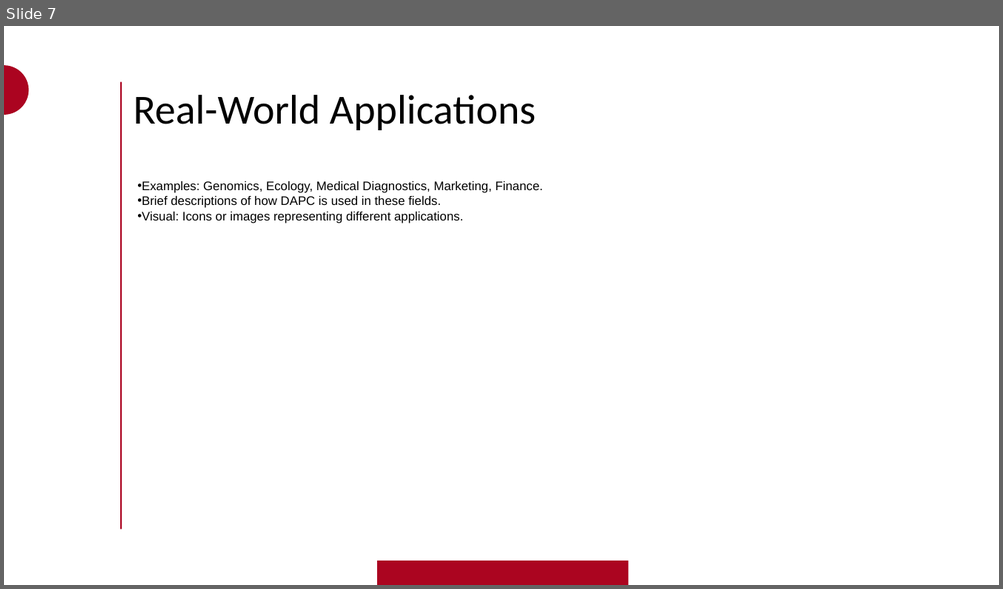
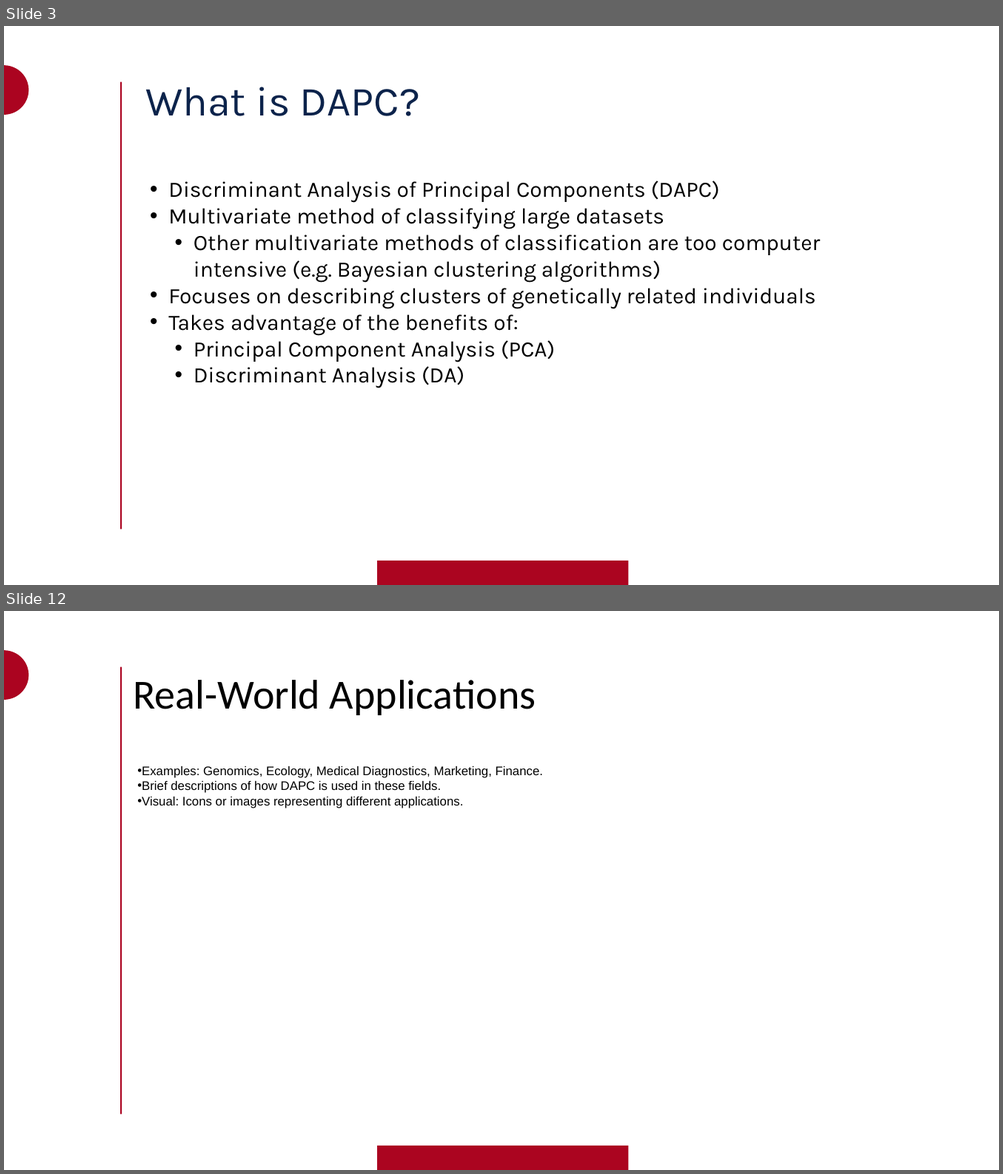
Before and after one commit to rileymawson/INFO_523_DAPC, a slide deck: DAPC_Info_523_RPM_BJMM.pptx. Shown one above the other, each under a label of ours: slide 7 before the commit, slides 3 and 12 after it; the slides between them are not shown. The pictures are 1003x589 and 1003x1174 pixels, drawn with LibreOffice and Linux fonts; fonts in the diff are those of the drawing; background and template pictures are left out. Boxes give left, top, right and bottom in pixels: in the first picture for what was removed or moved away, otherwise in the second. Text is boxed around its words. In the diff, an @@ line names an element or a change of style, - is before the commit and + after.

```diff
--- a/DAPC_Info_523_RPM_BJMM.pptx
+++ b/DAPC_Info_523_RPM_BJMM.pptx
@@ slide 3 added at (x1=4, y1=26, x2=999, y2=585), background #FFFFFF; not listed: 3 template elements that a slide beside it also shows @@
@@ title added at (x1=145, y1=87, x2=420, y2=116), 60 pt, text #0C234B @@
+What is DAPC?
@@ text added at (x1=168, y1=181, x2=820, y2=389), 32 pt, text #000000 @@
+• Discriminant Analysis of Principal Components (DAPC)
+• Multivariate method of classifying large datasets
+  • Other multivariate methods of classification are too computer intensive (e.g. Bayesian clustering algorithms)
+• Focuses on describing clusters of genetically related individuals
+• Takes advantage of the benefits of:
+  • Principal Component Analysis (PCA)
+  • Discriminant Analysis (DA)
@@ what was slide 7 is now slide 12 @@
```
Also in this commit, not shown: 3 slides changed, 10 other slides added, 1 other file.
